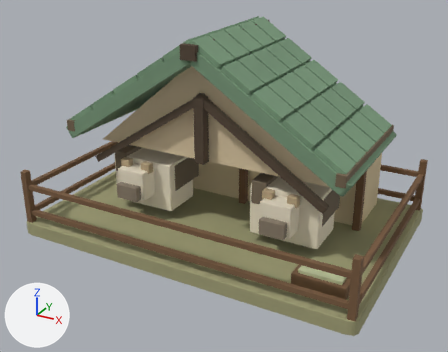
The glTF model public/assets/town/models/cowshed-1.glb, before and after one commit.
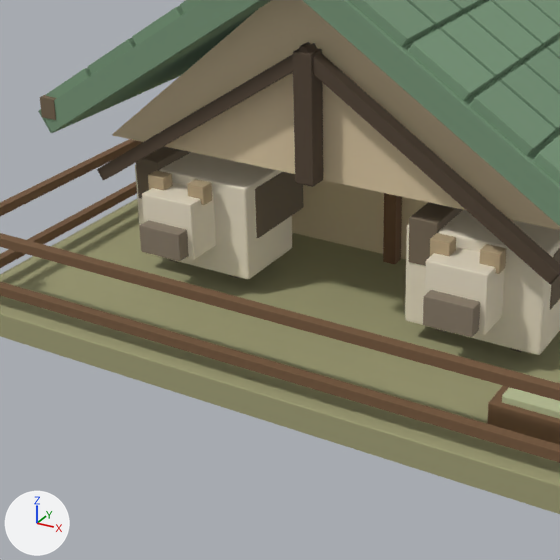
Each version appears first whole from a 50 mm lens placed at (2.27, -4.21, 2.57), pointed at (0.04, -0.15, 0.54), and next in a close-up on the part from 10% to 73% of the width and 20% to 100% of the height. Lighting does not change. The marker at lower left points along +X, +Y and +Z. The first two pictures are the older version. Where no turn or scale is listed for an object, it has been applied to the vertices. Vertices at exactly the same position are counted once.
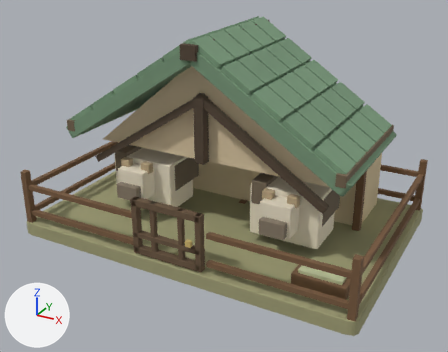
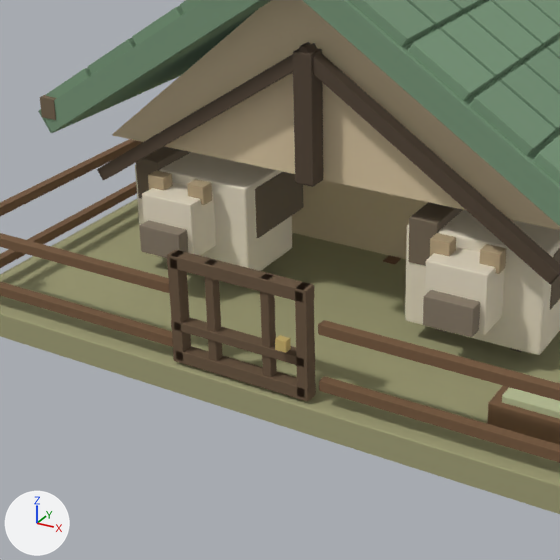
Pixel boxes [x1, y1, x2, y2] of what changed, in the close-ups (560 x 560 px):
'Mesh_24', added (brown)
    after: [167, 250, 316, 401]
'Mesh_25', added
    after: [275, 335, 291, 353]
part 1 of me_mesh_1, cut back
    both: [165, 277, 367, 391]
part 2 of me_mesh_1, cut back
    before: [383, 193, 402, 264]
    after: [383, 255, 401, 264]

What changed in the scene script:
```text
Add mat_material_17:
    mat_material_17 = principled_material('Material_17')
    mat_material_17.base_color = (0.604, 0.451, 0.15)  # yellow #ccb36c
    mat_material_17.roughness = 0.88
Add mat_material_16:
    mat_material_16 = principled_material('Material_16')
    mat_material_16.base_color = (0.141, 0.0887, 0.0482)  # brown #69543e
    mat_material_16.roughness = 0.88
Change me_mesh_1:
    used by ob_mesh_1; location = (0.0, 0.0, 0.0)
    remove me_mesh_1.from_pydata(...)  # 896 vertices, 1728 faces; spans x -1.43..1.43, y -0.93..0.93, z 0.01..0.77
    add me_mesh_1.from_pydata(...)  # 1064 vertices, 2052 faces; spans x -1.43..1.43, y -0.93..0.93, z 0.01..0.77
    me_mesh_1 part 1: 14 vertices moved from x -1.38..1.38, y -0.92..-0.88, z 0.18..0.45 to x -1.39..1.39, y -0.92..-0.88, z 0.18..0.45; 66 vertices removed from x -1.38..1.38, y -0.92..-0.88, z 0.18..0.45; 178 vertices added at x -1.39..1.39, y -0.92..-0.88, z 0.18..0.45
    me_mesh_1 part 2: 12 vertices moved from x -0.03..0.03, y 0.25..0.31, z 0.08..0.75 to x -0.03..0.03, y 0.25..0.31, z 0.07..0.77; 24 vertices removed from x -0.03..0.03, y 0.25..0.31, z 0.08..0.76; 80 vertices added at x -0.03..0.03, y 0.25..0.31, z 0.07..0.77
Add me_mesh_25:
    me_mesh_25.from_pydata(...)  # 56 vertices, 108 faces; spans x 0.4875..0.5325, y -0.063..-0.031, z -0.0225..0.0225
    me_mesh_25.materials.append(mat_material_17)  # yellow #ccb36c
Add me_mesh_24:
    me_mesh_24.from_pydata(...)  # 392 vertices, 756 faces; spans x 0.0..0.6, y -0.027..0.027, z -0.225..0.225
    me_mesh_24.materials.append(mat_material_16)  # brown #69543e
Add ob_mesh_25:
    ob_mesh_25 = bpy.data.objects.new('Mesh_25', me_mesh_25)
    ob_mesh_25.location = (-0.32, -0.9, 0.35)
Add ob_mesh_24:
    ob_mesh_24 = bpy.data.objects.new('Mesh_24', me_mesh_24)
    ob_mesh_24.location = (-0.32, -0.9, 0.35)
```
